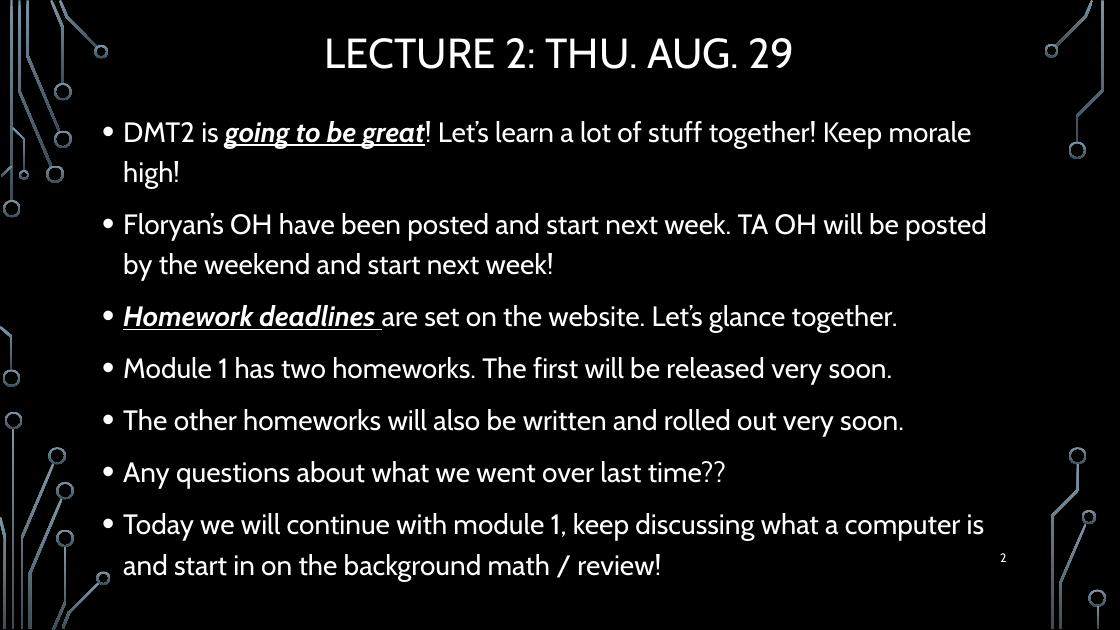
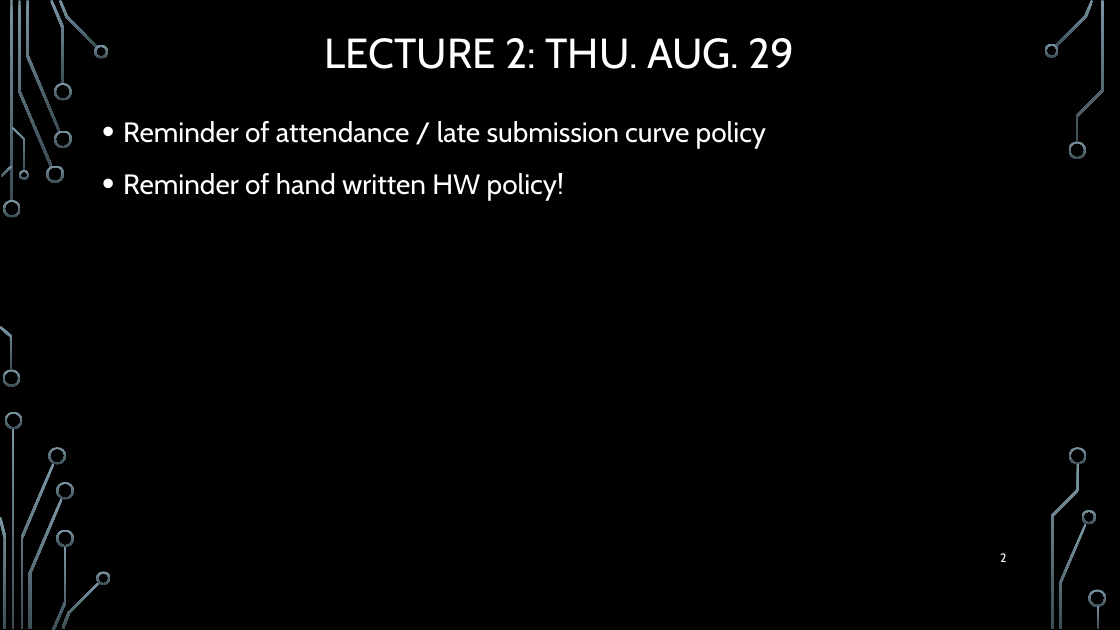
Before and after one commit to markfloryan/dmt2, a slide deck: slide 2 of slides/00-DailyAnnouncements.pptx. Drawn at 1120x630 pixels with LibreOffice and Linux fonts; fonts in the diff are those of the drawing; background and template pictures are left out. Boxes give left, top, right and bottom in pixels: in the first picture for what was removed or moved away, otherwise in the second. Text is boxed around its words. In the diff, an @@ line names an element or a change of style, - is before the commit and + after.

```diff
--- a/slides/00-DailyAnnouncements.pptx
+++ b/slides/00-DailyAnnouncements.pptx
@@ text at bbox=[123, 121, 766, 200]: text changed @@
-• DMT2 is going to be great! Let’s learn a lot of stuff together! Keep morale high!
-• Floryan’s OH have been posted and start next week. TA OH will be posted by the weekend and start next week!
-• Homework deadlines are set on the website. Let’s glance together.
-• Module 1 has two homeworks. The first will be released very soon.
-• The other homeworks will also be written and rolled out very soon.
-• Any questions about what we went over last time??
-• Today we will continue with module 1, keep discussing what a computer is and start in on the background math / review!
+• Reminder of attendance / late submission curve policy
+• Reminder of hand written HW policy!
```
Also in this commit, not shown: 20 slides removed, 8 other files.
